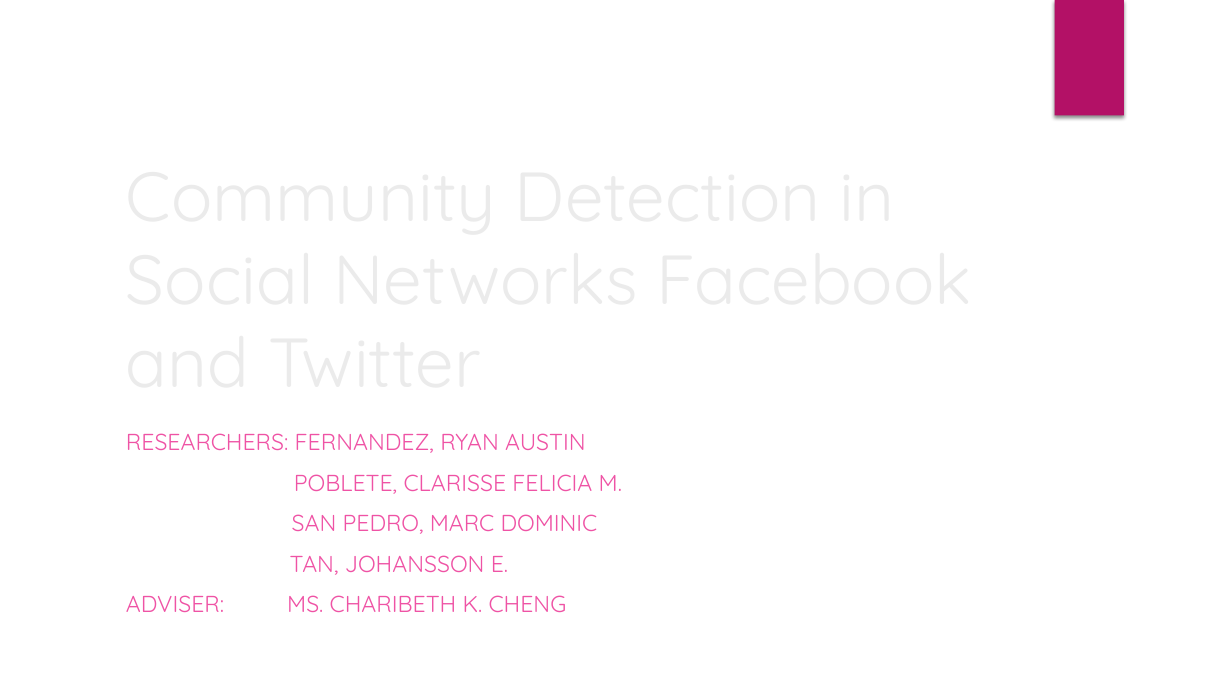
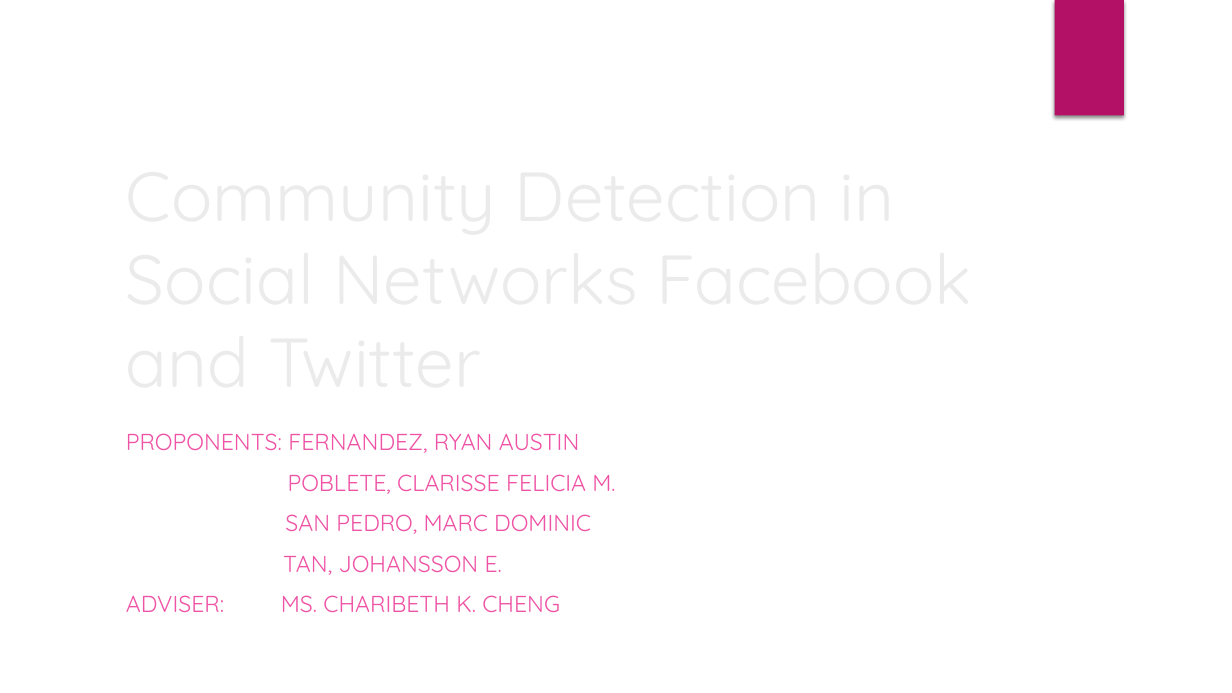
Before and after one commit to JNM-2T17/STMETRE, a slide deck: slide 1 of STMETRE_FernandezPobleteSanPedroTan_Presentation_v1.pptx. Drawn at 1232x693 pixels with LibreOffice and Linux fonts; fonts in the diff are those of the drawing; background and template pictures are left out. Boxes give left, top, right and bottom in pixels: in the first picture for what was removed or moved away, otherwise in the second. Text is boxed around its words. In the diff, an @@ line names an element or a change of style, - is before the commit and + after.

```diff
--- a/STMETRE_FernandezPobleteSanPedroTan_Presentation_v1.pptx
+++ b/STMETRE_FernandezPobleteSanPedroTan_Presentation_v1.pptx
@@ subtitle at (126,433,579,453): text changed @@
-RESEARCHERS: FERNANDEZ, RYAN AUSTIN
+PROPONENTS: FERNANDEZ, RYAN AUSTIN
```
Also in this commit, not shown: 26 other files.
